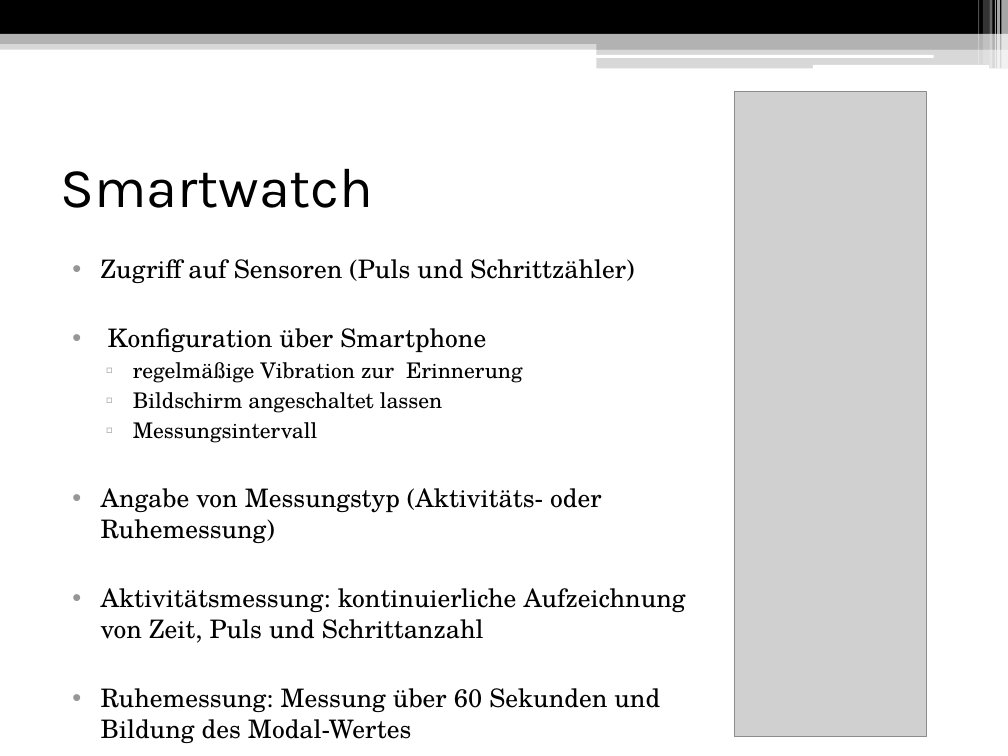
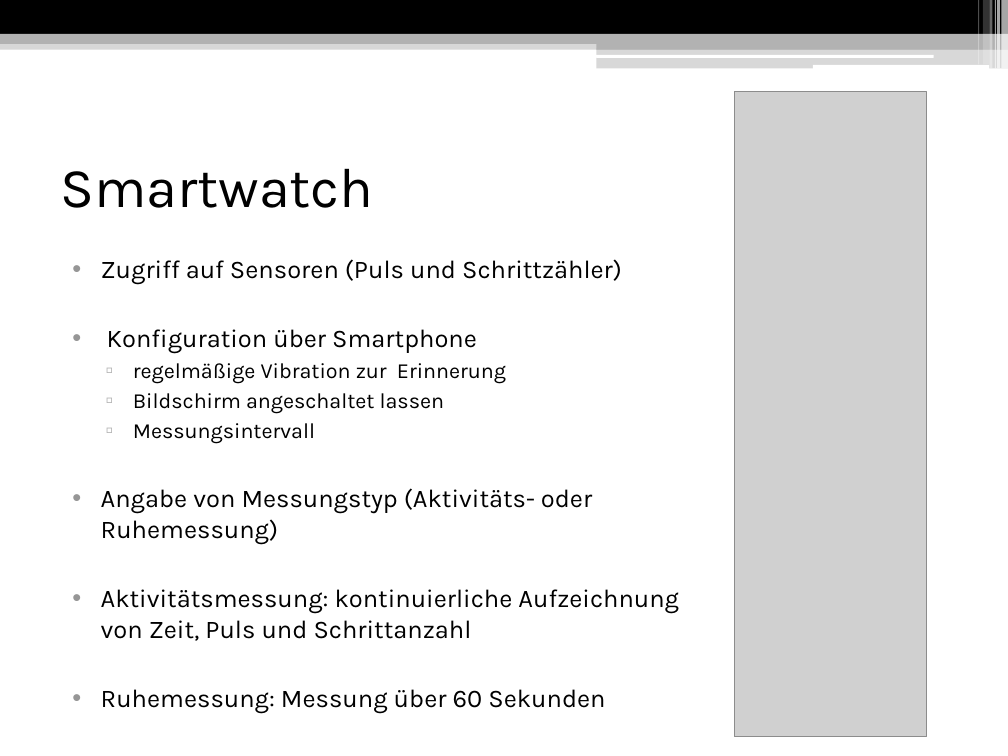
Before and after one commit to FFTEAM/guiframework, a slide deck: slide 4 of presentation/Heartrate2go.pptx. Drawn at 1008x756 pixels with LibreOffice and Linux fonts; fonts in the diff are those of the drawing; grey boxes stand for pictures. Boxes give left, top, right and bottom in pixels: in the first picture for what was removed or moved away, otherwise in the second. Text is boxed around its words. In the diff, an @@ line names an element or a change of style, - is before the commit and + after.

```diff
--- a/presentation/Heartrate2go.pptx
+++ b/presentation/Heartrate2go.pptx
@@ text at (x1=101, y1=259, x2=679, y2=641): font TeX Gyre Schola to Karla @@
@@ text at (x1=101, y1=689, x2=605, y2=714): text changed; font TeX Gyre Schola to Karla @@
-• Ruhemessung: Messung über 60 Sekunden und Bildung des Modal-Wertes
+• Ruhemessung: Messung über 60 Sekunden
```
Also in this commit, not shown: 5 other slides changed, 1 slide removed, 1 other file.
